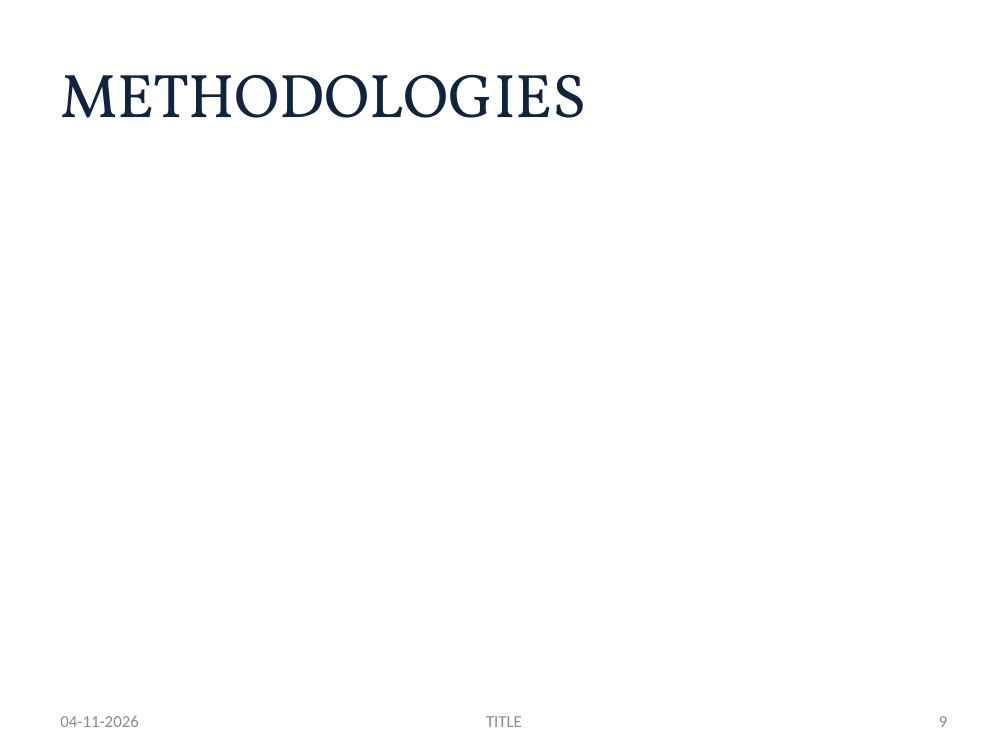
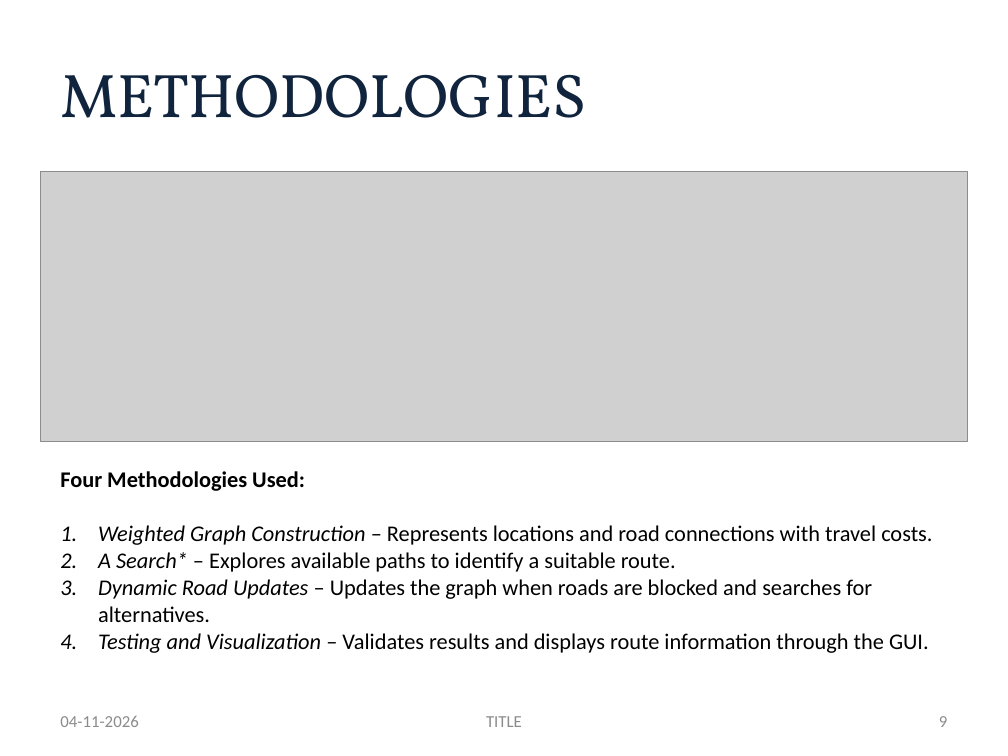
Before and after one commit to Abenanthan/FOAI-Navigation-System, a slide deck: slide 9 of FOAI Project PPT.pptx. Drawn at 1008x756 pixels with LibreOffice and Linux fonts; fonts in the diff are those of the drawing; grey boxes stand for pictures. Boxes give left, top, right and bottom in pixels: in the first picture for what was removed or moved away, otherwise in the second. Text is boxed around its words. In the diff, an @@ line names an element or a change of style, - is before the commit and + after.

```diff
--- a/FOAI Project PPT.pptx
+++ b/FOAI Project PPT.pptx
@@ picture added at (x1=40, y1=171, x2=968, y2=442) @@
@@ text added at (x1=60, y1=471, x2=932, y2=653), 16 pt, text #000000 @@
+Four Methodologies Used:
+1. Weighted Graph Construction – Represents locations and road connections with travel costs.
+2. A Search* – Explores available paths to identify a suitable route.
+3. Dynamic Road Updates – Updates the graph when roads are blocked and searches for alternatives.
+4. Testing and Visualization – Validates results and displays route information through the GUI.
```
Also in this commit, not shown: 15 other slides changed, 3 slides added, 3 slides removed.
